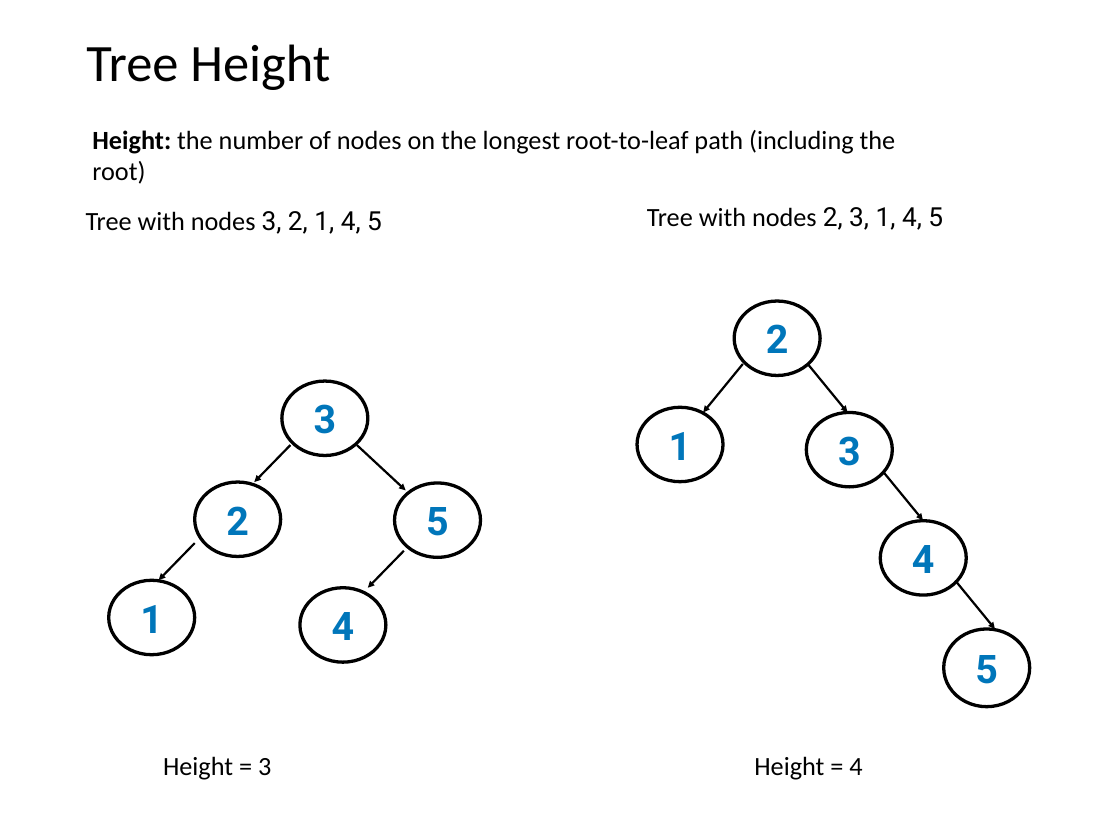
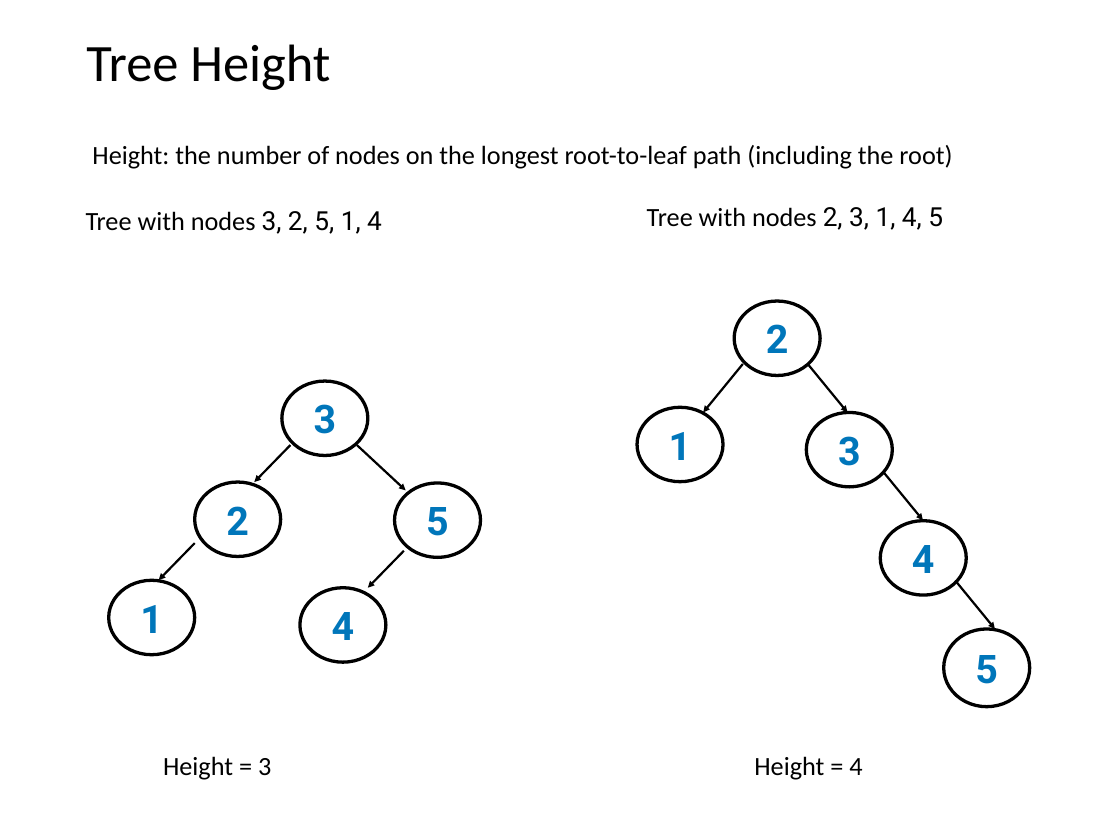
Before and after one commit to Jsus00G/CS-320-Projects-P, a slide deck: slide 16 of lecture-material/08-Trees/08-trees.pptx. Drawn at 1120x840 pixels with LibreOffice and Linux fonts; fonts in the diff are those of the drawing. Boxes give left, top, right and bottom in pixels: in the first picture for what was removed or moved away, otherwise in the second. Text is boxed around its words. In the diff, an @@ line names an element or a change of style, - is before the commit and + after.

```diff
--- a/lecture-material/08-Trees/08-trees.pptx
+++ b/lecture-material/08-Trees/08-trees.pptx
@@ text "Height: the number of nodes ..." at bbox=[92, 145, 952, 169]: bold off in "Height:" @@
@@ text at bbox=[86, 211, 382, 234]: text changed @@
-Tree with nodes 3, 2, 1, 4, 5
+Tree with nodes 3, 2, 5, 1, 4
```
Also in this commit, not shown: 19 other slides changed, 2 other files.
